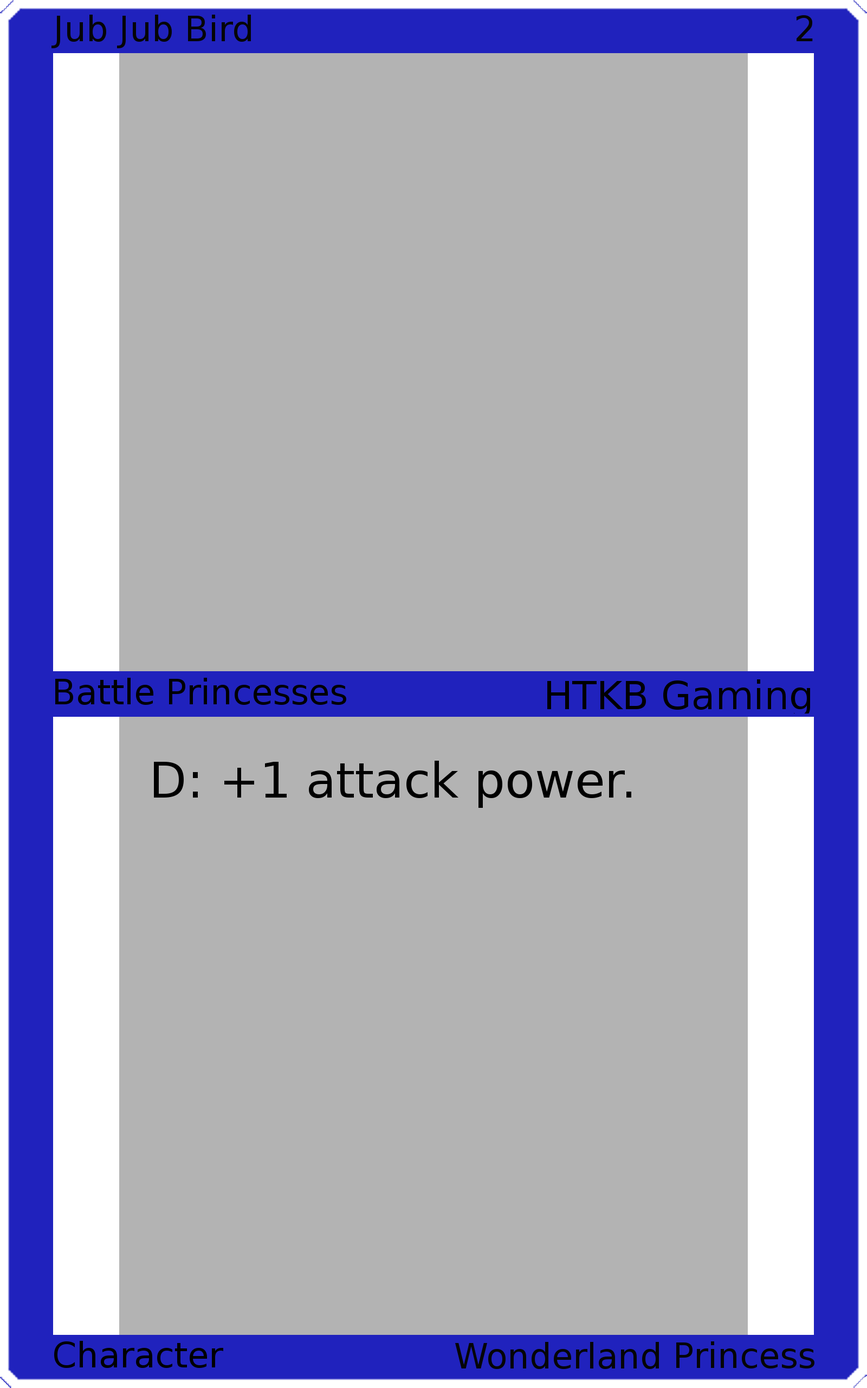
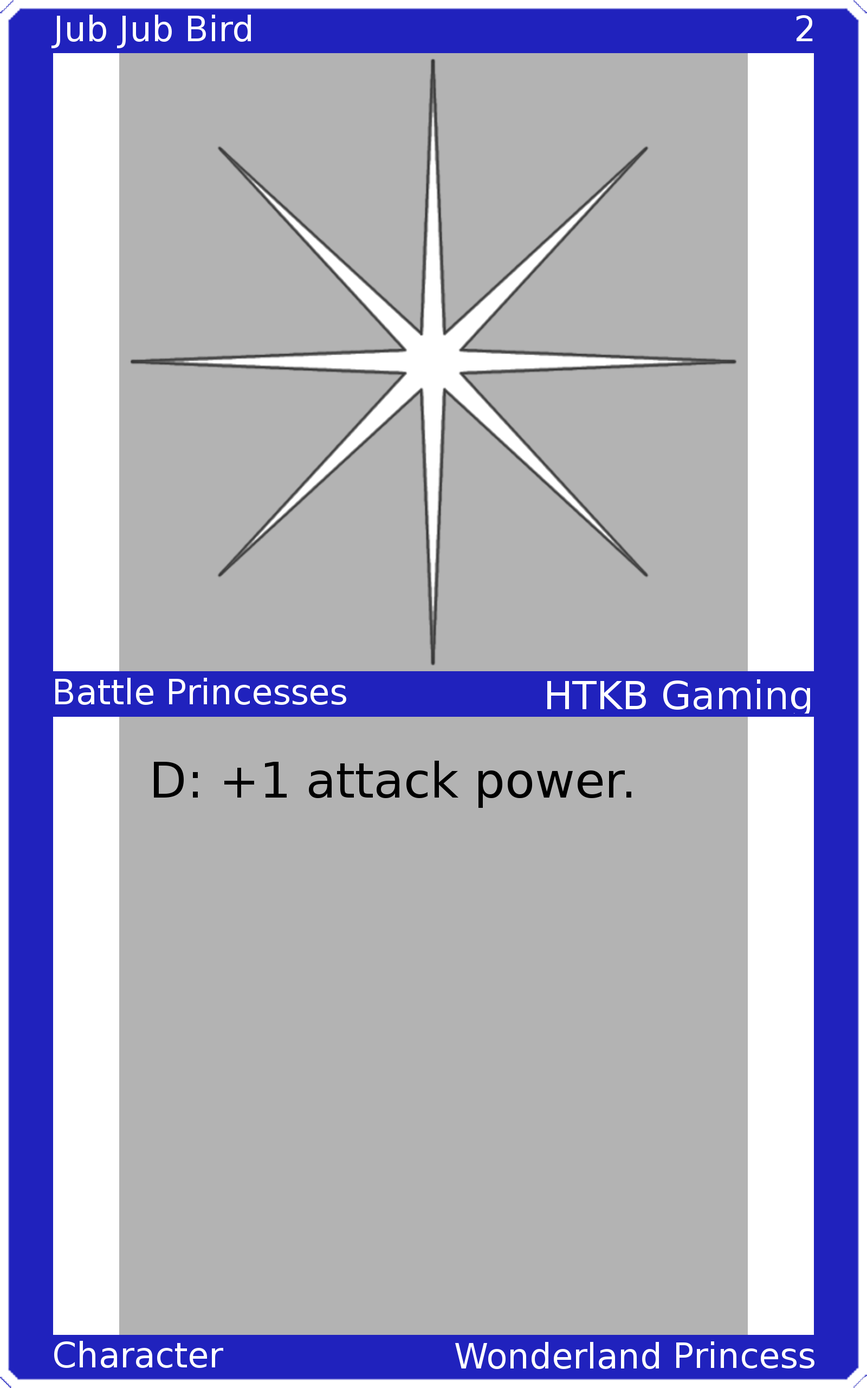
Layer changes from the first 867 × 1388 image to the second:
painted on "Upper Left" over [51, 14, 251, 49]
painted on "Upper Right" over [796, 15, 814, 42]
painted on "Mid Left" over [55, 677, 347, 705]
painted on "Mid Right" over [547, 679, 811, 714]
painted on "Bottom Left" over [54, 1340, 224, 1368]
painted on "Bottom Right" over [455, 1340, 815, 1369]
added layer "Art" above "Top Background" over [129, 57, 738, 666]
